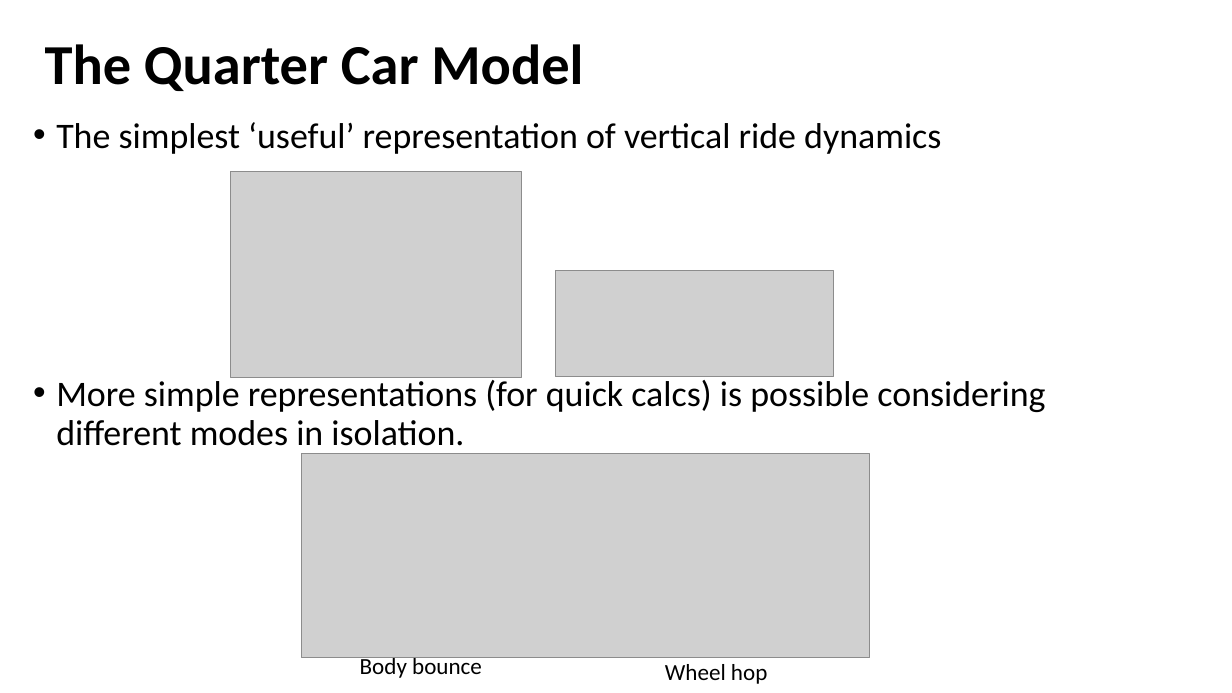
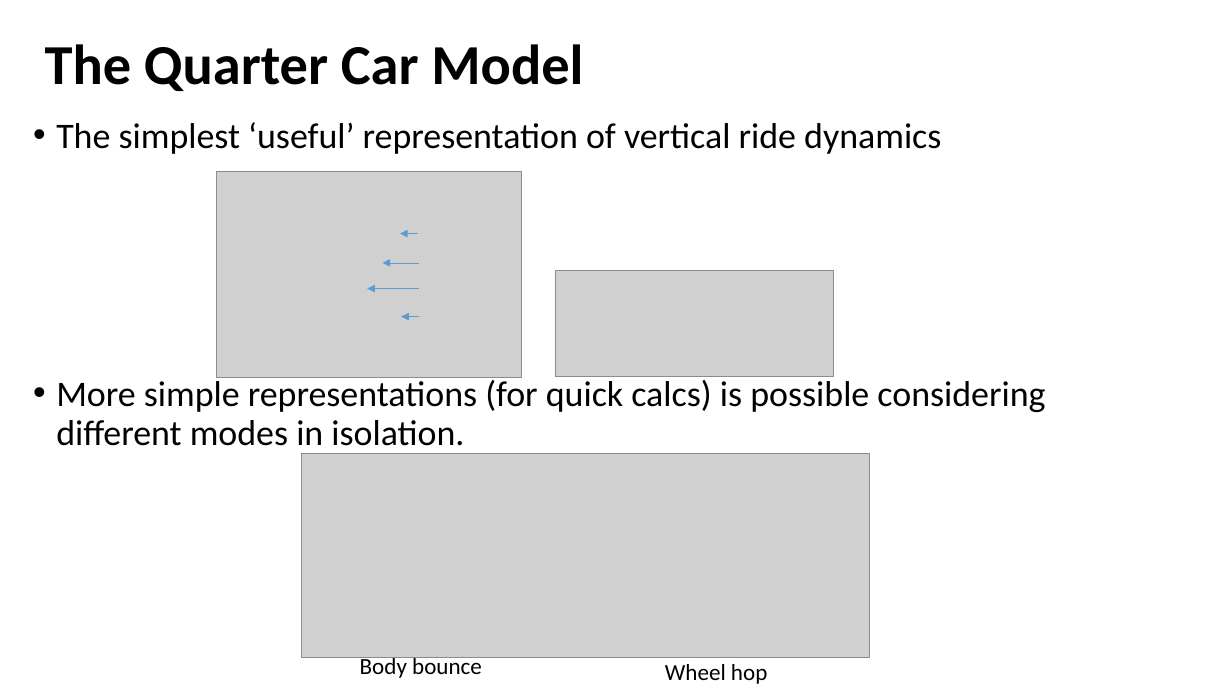
Before and after one commit to bamason2/ttc066-module, a slide deck: slide 8 of docs/lectures/Ride Dynamics.pptx. Drawn at 1232x693 pixels with LibreOffice and Linux fonts; fonts in the diff are those of the drawing; grey boxes stand for pictures; background and template pictures are left out. Boxes give left, top, right and bottom in pixels: in the first picture for what was removed or moved away, otherwise in the second. Text is boxed around its words. In the diff, an @@ line names an element or a change of style, - is before the commit and + after.

```diff
--- a/docs/lectures/Ride Dynamics.pptx
+++ b/docs/lectures/Ride Dynamics.pptx
@@ picture: place and size @@
-picture at (230, 171, 521, 377)
+picture at (216, 171, 521, 377)
@@ arrow added from (418, 234) to (400, 234), #5B9BD5 0.5 pt @@
@@ arrow added from (419, 262) to (383, 262), #5B9BD5 0.5 pt @@
@@ arrow added from (419, 288) to (367, 288), #5B9BD5 0.5 pt @@
@@ arrow added from (419, 317) to (401, 317), #5B9BD5 0.5 pt @@
```
Also in this commit, not shown: 5 other slides changed, 1 other file.
